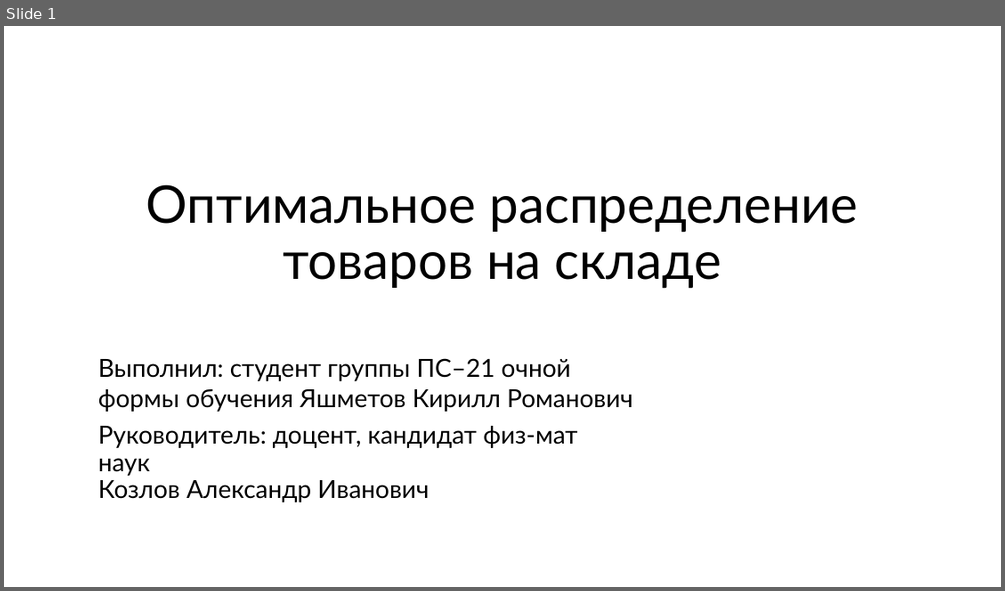
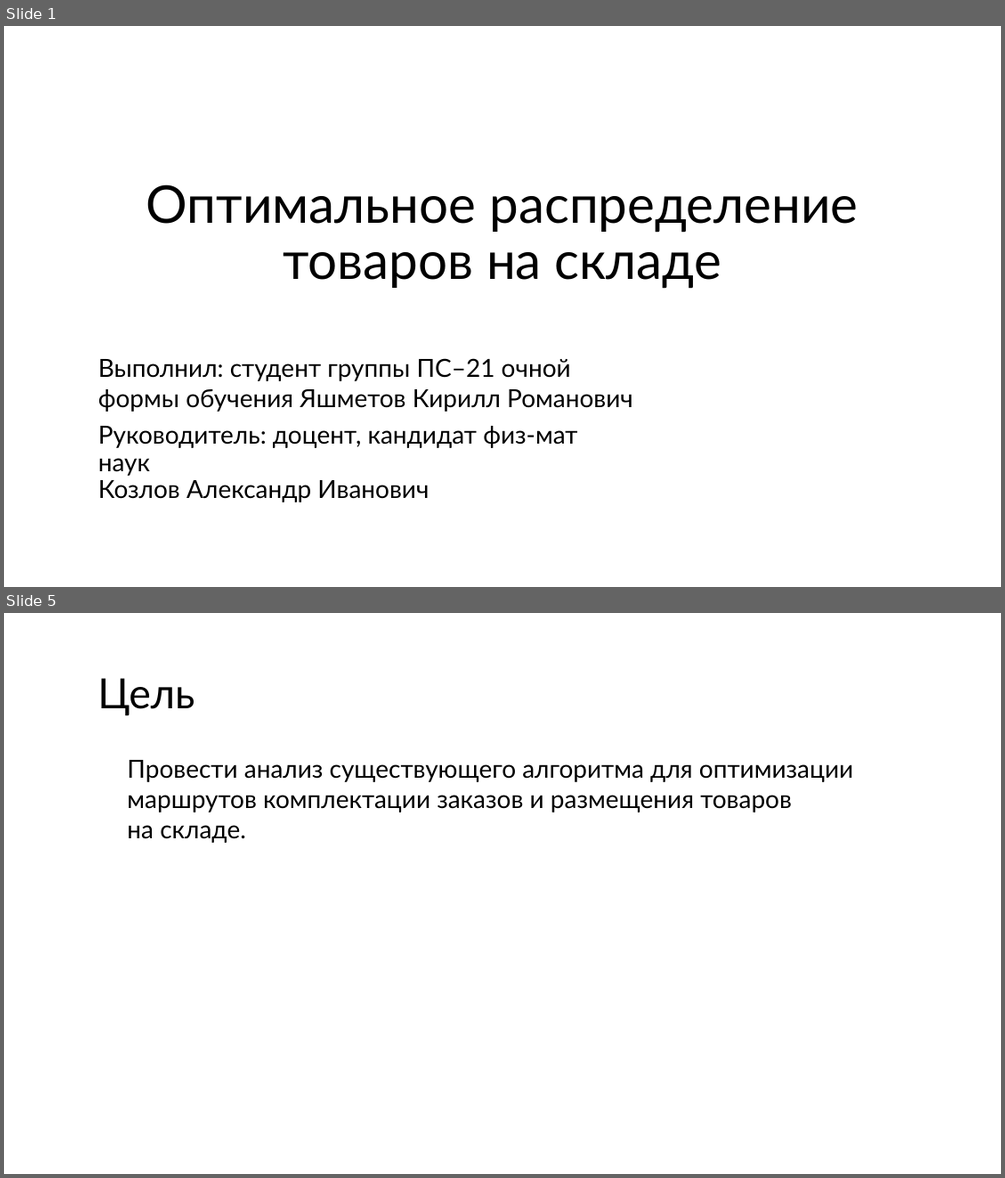
Before and after one commit to w1ldhoneyp1e/goods-distribution-warehouse, a slide deck: presentation.pptx. Shown one above the other, each under a label of ours: slide 1 before the commit, slides 1 and 5 after it; the slides between them are not shown. The pictures are 1005x591 and 1005x1178 pixels, drawn with LibreOffice and Linux fonts; fonts in the diff are those of the drawing. Boxes give left, top, right and bottom in pixels: in the first picture for what was removed or moved away, otherwise in the second. Text is boxed around its words. In the diff, an @@ line names an element or a change of style, - is before the commit and + after.

```diff
--- a/presentation.pptx
+++ b/presentation.pptx
@@ slide 5 added at (4,613,1001,1174), background #FFFFFF @@
@@ title added at (97,678,194,715), 40 pt, text #000000 @@
+Цель
@@ text added at (127,760,853,843), 24 pt, text #000000 @@
+Провести анализ существующего алгоритма для оптимизации маршрутов комплектации заказов и размещения товаров
+на складе.
```
Also in this commit, not shown: 16 slides changed, 22 other slides added, 3 slides removed, 29 other files.
